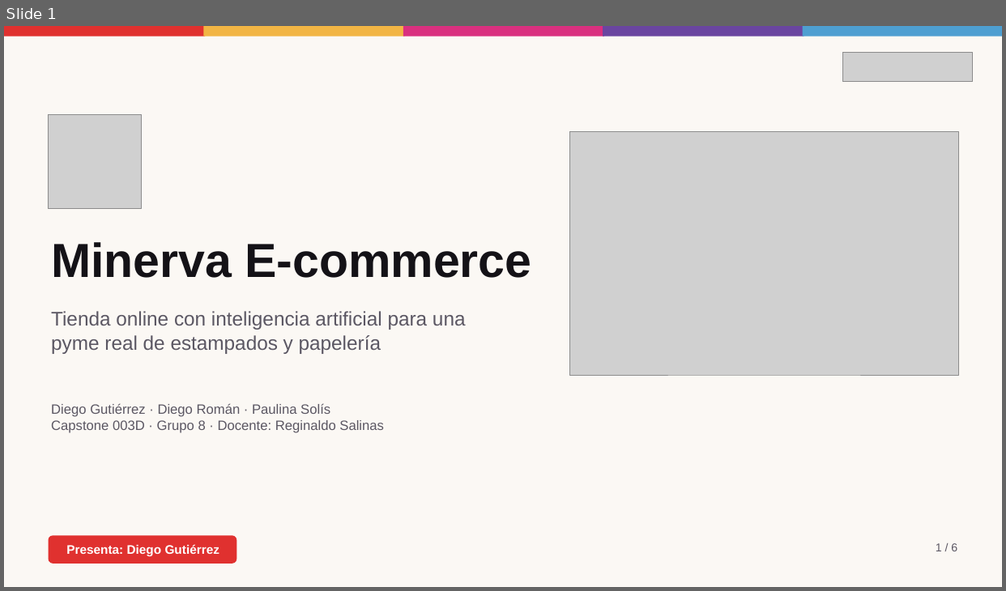
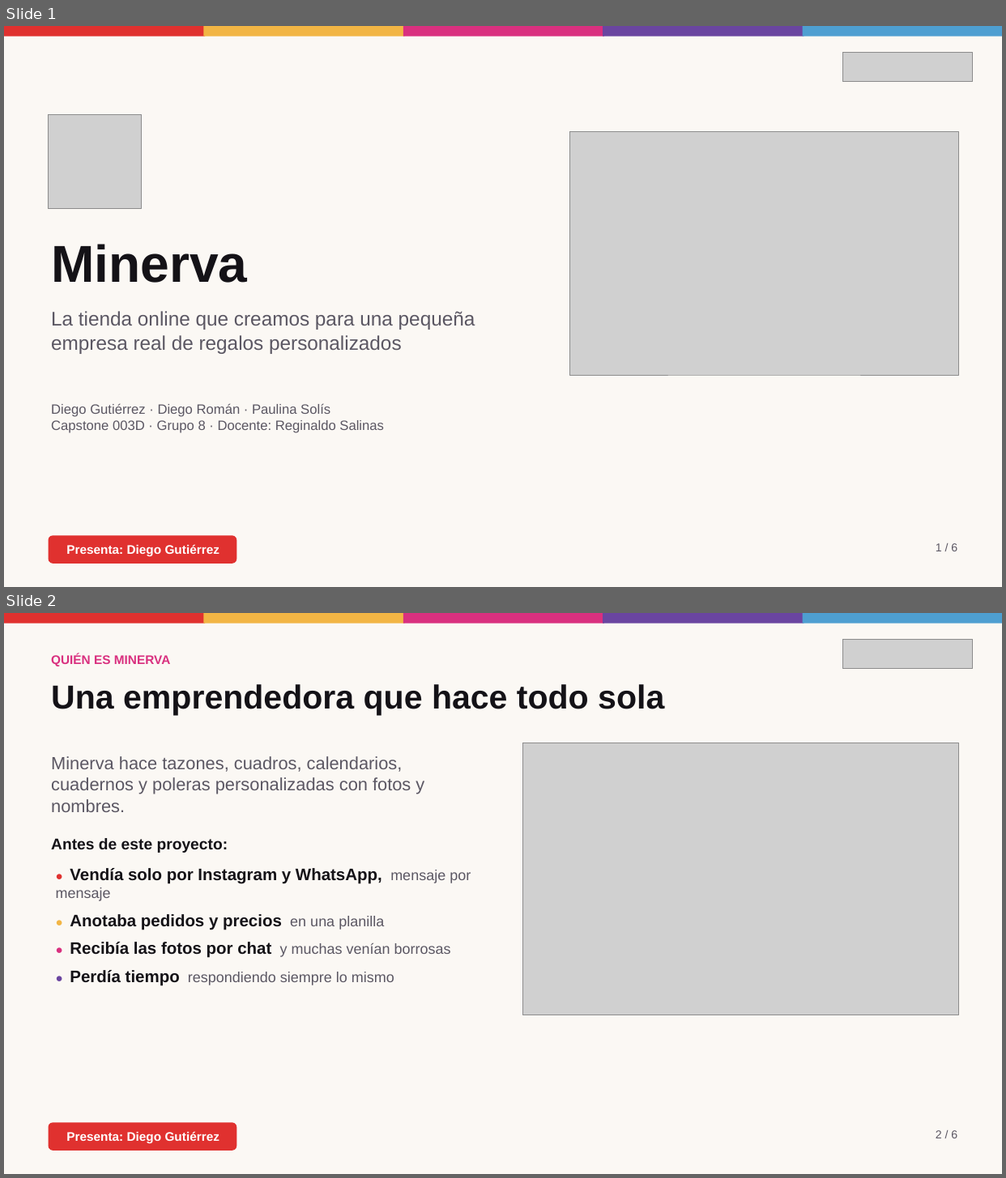
Before and after one commit to Gutixd/2026_2_MA_CAPSOTONE_003D_GRUPO_08, a slide deck: Fase 3/Evidencias Grupales/Presentacion Fase 3 - Minerva (2 min).pptx. Shown one above the other, each under a label of ours: slide 1 before the commit, slides 1 and 2 after it. The pictures are 1006x591 and 1006x1178 pixels, drawn with LibreOffice and Linux fonts; fonts in the diff are those of the drawing; grey boxes stand for pictures. Boxes give left, top, right and bottom in pixels: in the first picture for what was removed or moved away, otherwise in the second. Text is boxed around its words. In the diff, an @@ line names an element or a change of style, - is before the commit and + after.

```diff
--- a/Fase 3/Evidencias Grupales/Presentacion Fase 3 - Minerva (2 min).pptx
+++ b/Fase 3/Evidencias Grupales/Presentacion Fase 3 - Minerva (2 min).pptx
@@ slide 2 added at (4,613,1002,1174), background #FBF8F4 @@
@@ rectangle added at (4,613,206,624), fill #E0312F @@
@@ rectangle added at (204,613,405,624), fill #F2B544 @@
@@ rectangle added at (403,613,604,624), fill #D9307F @@
@@ rectangle added at (603,613,804,624), fill #6A45A0 @@
@@ rectangle added at (803,613,1002,624), fill #4E9FD1 @@
@@ text added at (51,654,170,666), 12 pt, text #D9307F, bold @@
+QUIÉN ES MINERVA
@@ picture added at (843,639,973,668) @@
@@ text added at (51,684,664,715), 32 pt, text #141217, bold @@
+Una emprendedora que hace todo sola
@@ text added at (51,756,424,812), 17 pt, text #5B5763 @@
+Minerva hace tazones, cuadros, calendarios, cuadernos y poleras personalizadas con fotos y nombres.
@@ picture added at (522,743,959,1015) @@
@@ text added at (51,838,228,853), 15 pt, text #141217, bold @@
+Antes de este proyecto:
@@ text added at (56,868,471,986), 16 pt, text #141217, bold @@
+● Vendía solo por Instagram y WhatsApp, mensaje por mensaje
+● Anotaba pedidos y precios en una planilla
+● Recibía las fotos por chat y muchas venían borrosas
+● Perdía tiempo respondiendo siempre lo mismo
@@ rounded rectangle added at (49,1122,236,1151), fill #E0312F, 12 pt, text #FFFFFF, bold @@
+Presenta: Diego Gutiérrez
@@ text added at (936,1131,957,1139), 11 pt, text #5B5763 @@
+2 / 6
@@ slide 1 changed as well @@
@@ text at (51,244,247,283): text changed; size 46 to 50 pt @@
-Minerva E-commerce
+Minerva
@@ text at (51,311,475,354): text changed @@
-Tienda online con inteligencia artificial para una pyme real de estampados y papelería
+La tienda online que creamos para una pequeña empresa real de regalos personalizados
```
Also in this commit, not shown: 4 other slides added, 5 slides removed.
